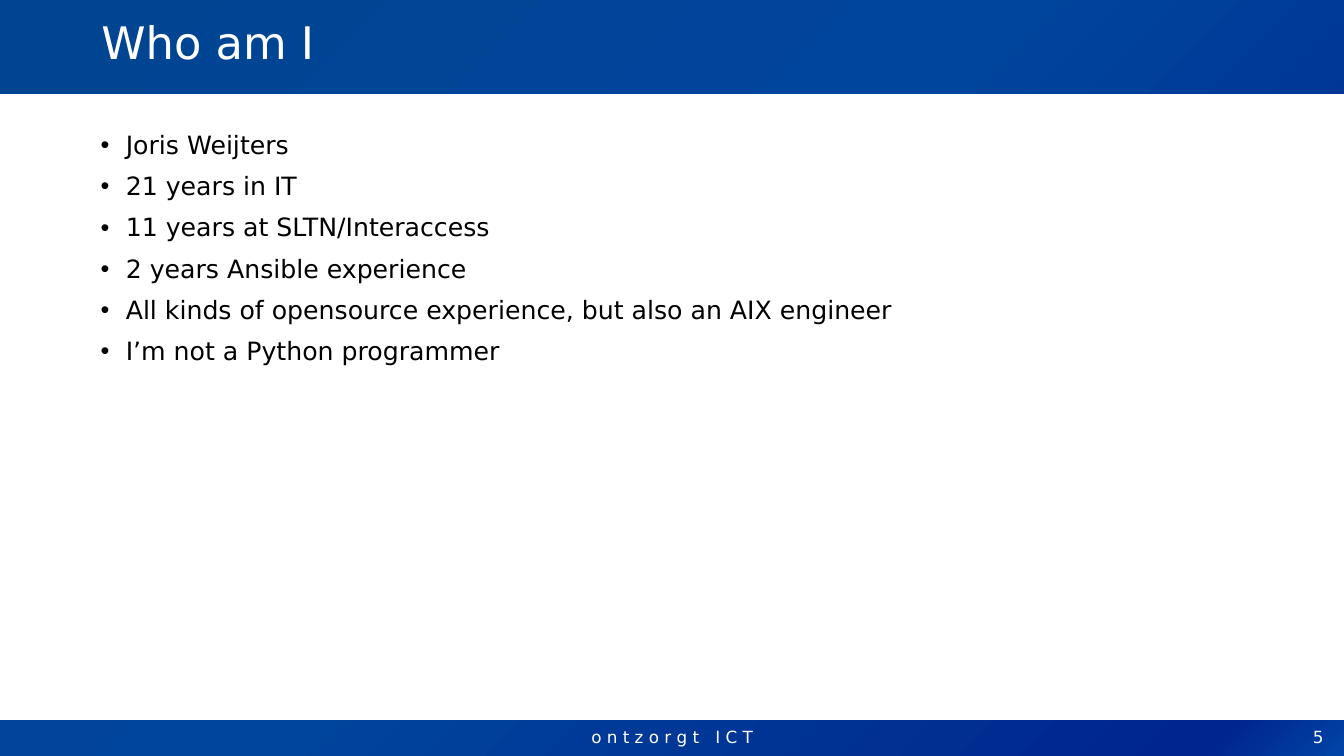
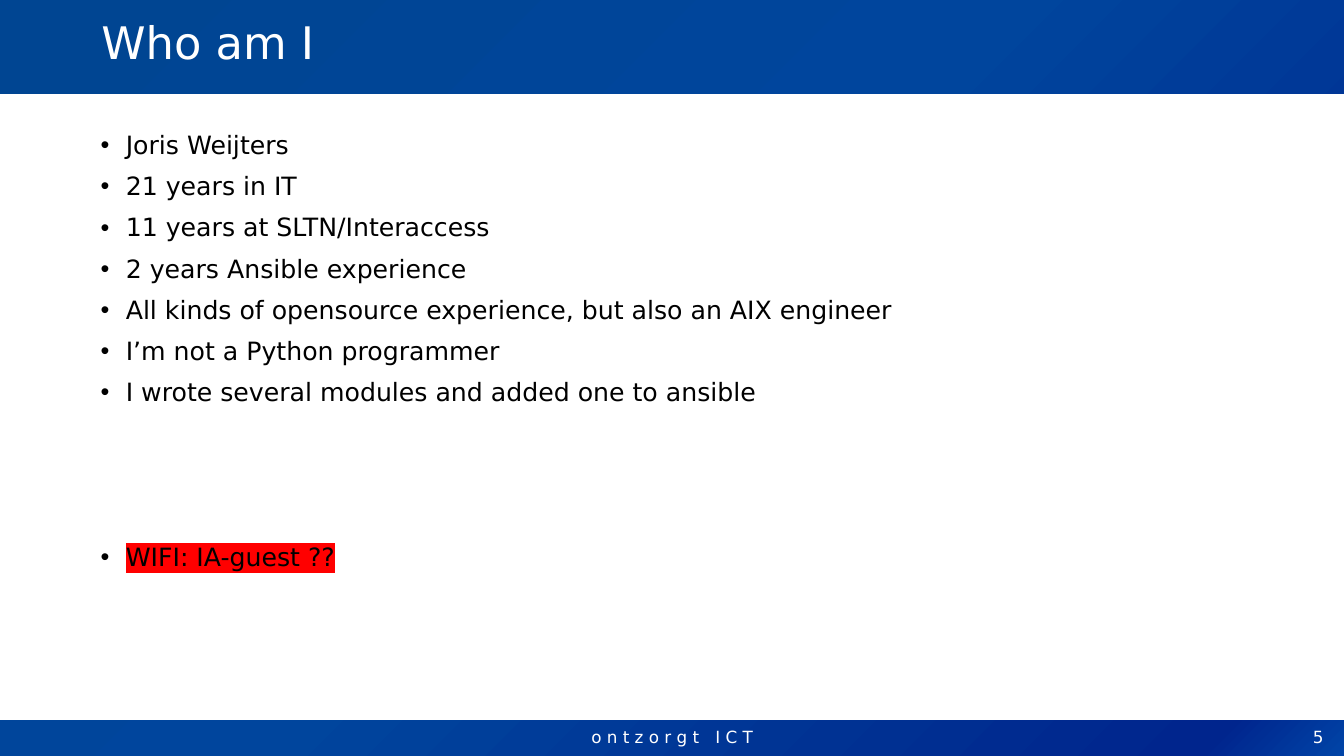
Before and after one commit to molekuul/modules_workshop, a slide deck: slide 5 of Workshop writing Ansible Module.pptx. Drawn at 1344x756 pixels with LibreOffice and Linux fonts; fonts in the diff are those of the drawing; background and template pictures are left out. Boxes give left, top, right and bottom in pixels: in the first picture for what was removed or moved away, otherwise in the second. Text is boxed around its words. In the diff, an @@ line names an element or a change of style, - is before the commit and + after.

```diff
--- a/Workshop writing Ansible Module.pptx
+++ b/Workshop writing Ansible Module.pptx
@@ text at box(126, 382, 756, 572): paragraphs added @@
+• I wrote several modules and added one to ansible
+• WIFI: IA-guest ??
```
Also in this commit, not shown: 9 other slides changed, 3 slides added, 1 other file.
